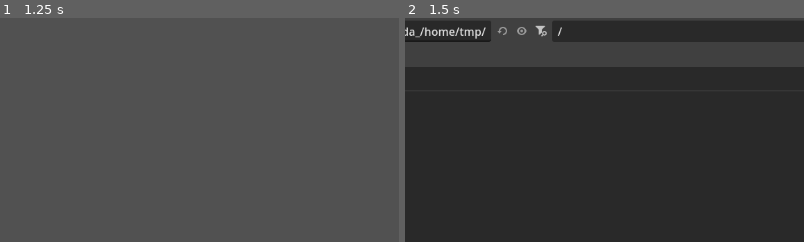
Above: before the commit, frames 1-2 (left to right).
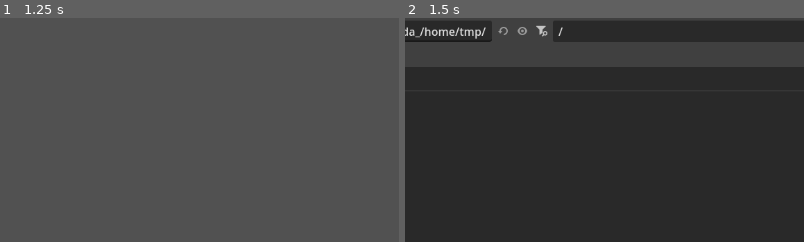
Above: after the commit, the same moments.

Repository: IsaacJCarnes/TilemapCompiler
Game: Godot game, scene res://Main.tscn
Same seed, same stepped clock (60 frames per second), same inputs: the game is played once before the commit and once after it. The project has no main scene, so this scene is started directly.
Inputs:
- Up to frame 1 (1.25 s): click "Refresh" at 0.5 s
- Up to frame 2 (1.5 s): click "Export Image" at 1.25 s
The pictures show only the part of the screen within x 34-84%, y 11-61%; the shares and areas given below are measured in that part.

Frame 1 is identical in both runs. In frame 2, 0.2% of the frame differs, in the area x 21-40%, y 3-11%.
Error before the commit: Unable to iterate on object of type 'Nil'. (res://Scripts/display_images.gd:29)
Error after the commit: Unable to iterate on object of type 'Nil'. (res://Scripts/display_images.gd:30)

Commit message:
Made viewport size change depending on num of collumns

Diff:
--- a/Scripts/display_images.gd
+++ b/Scripts/display_images.gd
@@ -19,7 +19,8 @@
 
 func change_columns(num: int):
 	columns = num
-	get_parent().size.x = tileXSize * num
+	var rows = ceil(get_children().size() / columns)
+	parent.size = Vector2(tileXSize * columns, tileYSize * rows)
 
 func load_images():
 	for child in get_children():
@@ -35,7 +36,7 @@
 		texRect.texture = texture
 		add_child(texRect)
 		print(filePath)
-	var rows = ceil(get_children().size() / initColumns)
+	var rows = ceil(get_children().size() / columns)
 	parent.size = Vector2(tileXSize * columns, tileYSize * rows)
 	has_displayed_images.emit()
 	print(rows)
--- a/Scripts/file_saver.gd
+++ b/Scripts/file_saver.gd
@@ -9,7 +9,6 @@
 	load_content()
 
 func save_content(content:String):
-	EditorInterface.get_resource_filesystem().update_file(filePath)
 	var file = get_file(FileAccess.WRITE)
 	file.store_string(content)
 	file = null
--- a/Scripts/image_loader.gd
+++ b/Scripts/image_loader.gd
@@ -12,7 +12,6 @@
 var pathList: Array[String]
 
 func _ready() -> void:
-	print(OS.get_user_data_dir())
 	LoadButton.pressed.connect(load_pressed)
 	LoadFileDialog.files_selected.connect(load_file_selected)
 	RenderingServer.canvas_item_set_clip(parent.get_canvas_item(), true)
